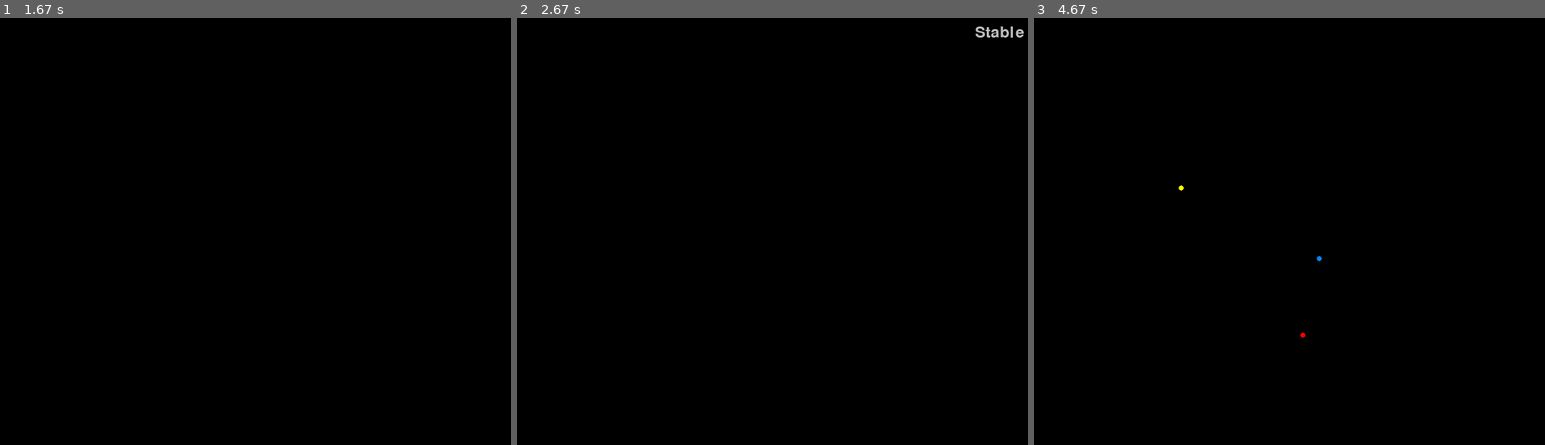
Above: before the commit, frames 1-3 (left to right).
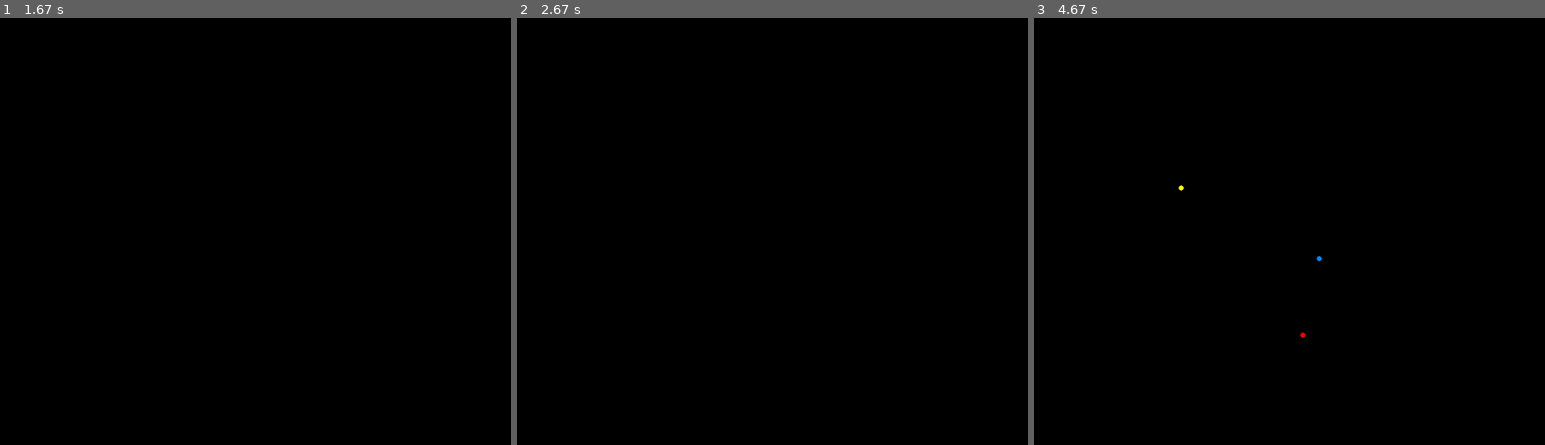
Above: after the commit, the same moments.

Repository: sheepsy90/InteractiveMachineLearning
Game: pygame game, started from interactiveKMeans.py
The game is run twice, just before and just after one commit, with the same random seed, the same clock (stepped at 60 frames per second) and the same inputs.
Inputs (mouse positions are in pixels of both pictures, inside the frame that each line leads up to):
- Up to frame 1 (1.67 s): tap S at 0.33 s
- Up to frame 2 (2.67 s): tap 2 at 1.67 s; hold 2 2-2.47 s; move the mouse to (787, 333) at 2.03 s; tap C at 2.5 s
- Up to frame 3 (4.67 s): tap 1 at 3.33 s; tap 2 at 3.67, 4.07, 4.37, 4.63 s; move the mouse to (1320, 257) at 4.03 s; move the mouse to (1182, 188) at 4.6 s

Frame 1 is identical in both runs. In frame 2, 0.1% of the frame differs, in the area x 89-100%, y 1-5%; in frame 3, nothing differs.

Commit message:
FIX: Added Bound Check such that KMeans can only start with at least one Datapoint and one Cluster

Diff:
--- a/algorithms/KMeans.py
+++ b/algorithms/KMeans.py
@@ -48,3 +48,6 @@
     def calculate_euclidean_distance(self, e1, e2):
         assert len(e1) == len(e2)
         return math.sqrt(sum([(e1[i] - e2[i])**2 for i in range(len(e1))]))
+
+    def can_be_started(self):
+        return len(self.centroids) > 0 and len(self.data_points) > 0
--- a/interactiveKMeans.py
+++ b/interactiveKMeans.py
@@ -66,7 +66,8 @@
                 kmean_storage.add_centroid(pos)
                 break
             if event.key == pygame.K_s:
-                k_mean_started = True
+                if kmean_storage.can_be_started():
+                    k_mean_started = True
                 break
 
     screen.fill(BLACK)
